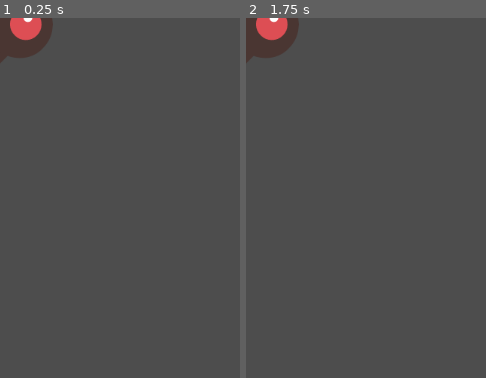
Above: before the commit, frames 1-2 (left to right).
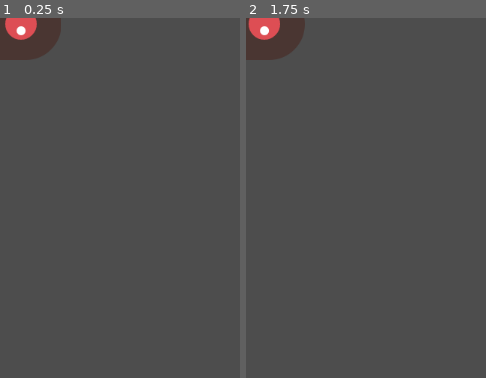
Above: after the commit, the same moments.

Repository: ajtran303/godot-creep-dodge-redux
Game: Godot game, scene res://mob.tscn
Same seed, same stepped clock (60 frames per second), same inputs: the game is played once before the commit and once after it. This scene is started directly instead of the project's main scene.
Inputs:
- Up to frame 1 (0.25 s): no input
- Up to frame 2 (1.75 s): hold Right (move_right) 0.53-1.28 s; tap Enter at 1.25 s; hold Down (move_down) from 1.28 s (still down)
The pictures show only the part of the screen within x 0-50%, y 0-50%; the shares and areas given below are measured in that part.

The runs differ from the first frame. In frame 1, 0.9% of the frame differs, in the area x 0-26%, y 0-13%; in frame 2, 0.9%, in the area x 0-25%, y 0-13%.

Commit message:
Add mob script

Diff:
--- /dev/null
+++ b/mob.gd
@@ -0,0 +1,17 @@
+extends RigidBody2D
+
+
+# Called when the node enters the scene tree for the first time.
+func _ready() -> void:
+	var mob_types = Array($AnimatedSprite2D.sprite_frames.get_animation_names())
+	$AnimatedSprite2D.animation = mob_types.pick_random()
+	$AnimatedSprite2D.play()
+
+
+# Called every frame. 'delta' is the elapsed time since the previous frame.
+func _process(delta: float) -> void:
+	pass
+
+
+func _on_visible_on_screen_notifier_2d_screen_exited() -> void:
+	queue_free()
--- a/mob.tscn
+++ b/mob.tscn
@@ -1,5 +1,6 @@
 [gd_scene format=3 uid="uid://b4ltg2ckr5l6f"]
 
+[ext_resource type="Script" uid="uid://bgl8bkavjiotj" path="res://mob.gd" id="1_1qmh0"]
 [ext_resource type="Texture2D" uid="uid://bycd023dghbfi" path="res://art/enemyFlyingAlt_1.png" id="1_b3mxk"]
 [ext_resource type="Texture2D" uid="uid://cqrdcdlfmatij" path="res://art/enemyFlyingAlt_2.png" id="2_1qmh0"]
 [ext_resource type="Texture2D" uid="uid://bmqmgmbfk0gdw" path="res://art/enemySwimming_1.png" id="3_gfurk"]
@@ -51,16 +52,19 @@
 position = Vector2(12, 6)
 collision_mask = 0
 gravity_scale = 0.0
+script = ExtResource("1_1qmh0")
 metadata/_edit_group_ = true
 
 [node name="AnimatedSprite2D" type="AnimatedSprite2D" parent="." unique_id=47615888]
 scale = Vector2(0.75, 0.75)
 sprite_frames = SubResource("SpriteFrames_dy6sc")
 animation = &"fly"
-frame_progress = 0.61580366
+frame_progress = 0.5032777
 
 [node name="CollisionShape2D" type="CollisionShape2D" parent="." unique_id=355137371]
 rotation = 1.5707964
 shape = SubResource("CapsuleShape2D_nokgg")
 
 [node name="VisibleOnScreenNotifier2D" type="VisibleOnScreenNotifier2D" parent="." unique_id=619448583]
+
+[connection signal="screen_exited" from="VisibleOnScreenNotifier2D" to="." method="_on_visible_on_screen_notifier_2d_screen_exited"]
Not shown, added: mob.gd.uid
